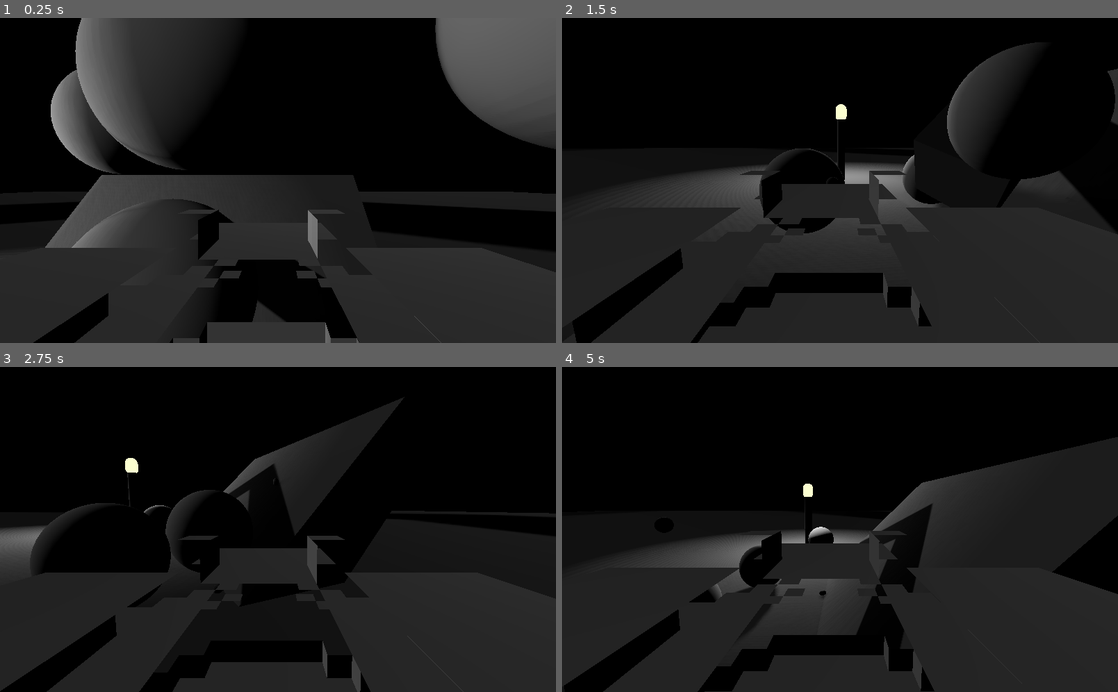
Above: before the commit, frames 1-4 (two rows, left to right).
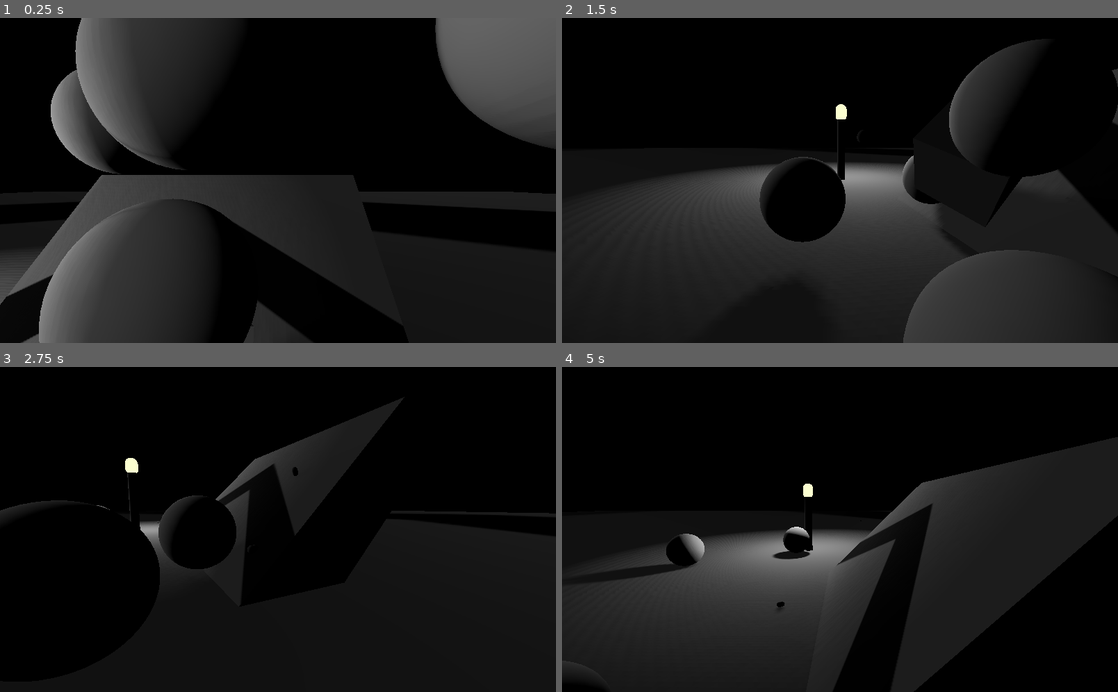
Above: after the commit, the same moments.

Repository: Gamepro5/Gamepro5s_Game
Game: Godot game, scene res://Level.tscn
The game is run twice, just before and just after one commit, with the same random seed, the same clock (stepped at 60 frames per second) and the same inputs.
Inputs (mouse positions are in pixels of both pictures, inside the frame that each line leads up to):
- Up to frame 1 (0.25 s): no input
- Up to frame 2 (1.5 s): move the mouse to (962, 164) at 0.52 s; hold D (move_right) 0.53-1.28 s; click (962, 164) at 0.6 s; tap Space (jump) at 0.77 s; move the mouse to (812, 180) at 1.27 s; hold S (move_back) from 1.28 s (still down); click (812, 180) at 1.35 s
- Up to frame 3 (2.75 s): tap Space (jump) at 1.52 s; move the mouse to (289, 523) at 2.02 s; release S (move_back) at 2.03 s; hold D (move_right) from 2.03 s (still down); hold W (move_front) from 2.03 s (still down); click (289, 523) at 2.3 s
- Up to frame 4 (5 s): move the mouse to (834, 536) at 2.77 s; release W (move_front) at 2.78 s; tap F (toggle_flashlight) at 2.85 s; tap Space (jump) at 3.02, 3.77, 4.52 s; click (834, 536) at 3.05 s; move the mouse to (878, 532) at 3.52 s; release D (move_right) at 3.53 s; hold A (move_left) from 3.53 s (still down); click (878, 532) at 3.6 s; move the mouse to (795, 526) at 4.27 s; click (795, 526) at 4.35 s

The runs differ from the first frame. In frame 1, 8.5% of the frame differs, in the area x 0-88%, y 58-100%; in frame 2, 6.6%; in frame 3, 11%; in frame 4, 18%, in the area x 0-100%, y 49-100%.

Commit message:
trying to fix annoying bug

Diff:
--- a/Gun/Gun.gd
+++ b/Gun/Gun.gd
@@ -3,9 +3,16 @@
 var Bullet = preload("./Bullet/Bullet.tscn");
 
 func on_player_shoot(weilder):
-	print("sucess")
 	var b = Bullet.instance()
+	b.add_collision_exception_with(weilder)
+	#weilder.camera.add_render_exeption();
 	get_tree().get_root().get_node("Level").add_child(b)
-	b.translation = Vector3(weilder.translation.x, weilder.translation.y+1, weilder.translation.z);
+	#print(to_global(weilder.get_node("Head").translation))
+	#print(weilder.get_node("Head").translation.y)
+	print(Vector3(weilder.translation.y,weilder.translation.y+1.925,weilder.translation.z))
+	print(weilder.get_node("Head").global_transform.origin)
+	#print( to_global(weilder.get_node("Head").translation))
+	print(" ");
+	b.translation = to_global(weilder.get_node("Head").translation)#Vector3(weilder.translation.x, weilder.translation.y+1.925, weilder.translation.z) #1.925 is the y value of the head.
 	b.rotation = weilder.get_node("Head").global_transform.basis.get_euler();
 	b.set_linear_velocity(weilder.get_node("Head").global_transform.basis.z*-25)
--- a/PlayerData/Code/Player.gd
+++ b/PlayerData/Code/Player.gd
@@ -29,7 +29,6 @@
 		if cursorFocus:
 			rotate(Vector3.UP, deg2rad(-event.relative.x * sensitivity));
 			head.rotate(Vector3.RIGHT, deg2rad(-event.relative.y * sensitivity));
-			print(head.get_rotation().x)
 			if head.get_rotation().x > PI/2:
 				head.set_rotation(Vector3(PI/2, 0, 0))
 				pass
@@ -97,7 +96,7 @@
 		#get_viewport().warp_mouse(Vector2(get_viewport().size.x/2,get_viewport().size.y/2))
 		if (head.get_node("Weapon").get_child_count() != 0):
 			emit_signal("shoot", self)
-			print("attempted")
+			#print(head.translation)
 	move_and_slide(velocity, upDef) #allways be moving
 
 
--- a/PlayerData/Player.tscn
+++ b/PlayerData/Player.tscn
@@ -12,6 +12,7 @@
 
 [node name="FinalBaseMesh" type="MeshInstance" parent="."]
 transform = Transform( -0.35, 0, -1.14044e-07, 0, 0.35, 0, 1.14044e-07, 0, -0.35, 0, 0, -0.519212 )
+layers = 2
 material_override = SubResource( 1 )
 mesh = ExtResource( 2 )
 material/0 = null
@@ -24,6 +25,7 @@
 transform = Transform( 1, 0, 0, 0, 1, 0, 0, 0, 1, 0, 1.92461, 0 )
 
 [node name="Camera" type="Camera" parent="Head"]
+cull_mask = 1048573
 current = true
 
 [node name="Weapon" type="Spatial" parent="Head"]
